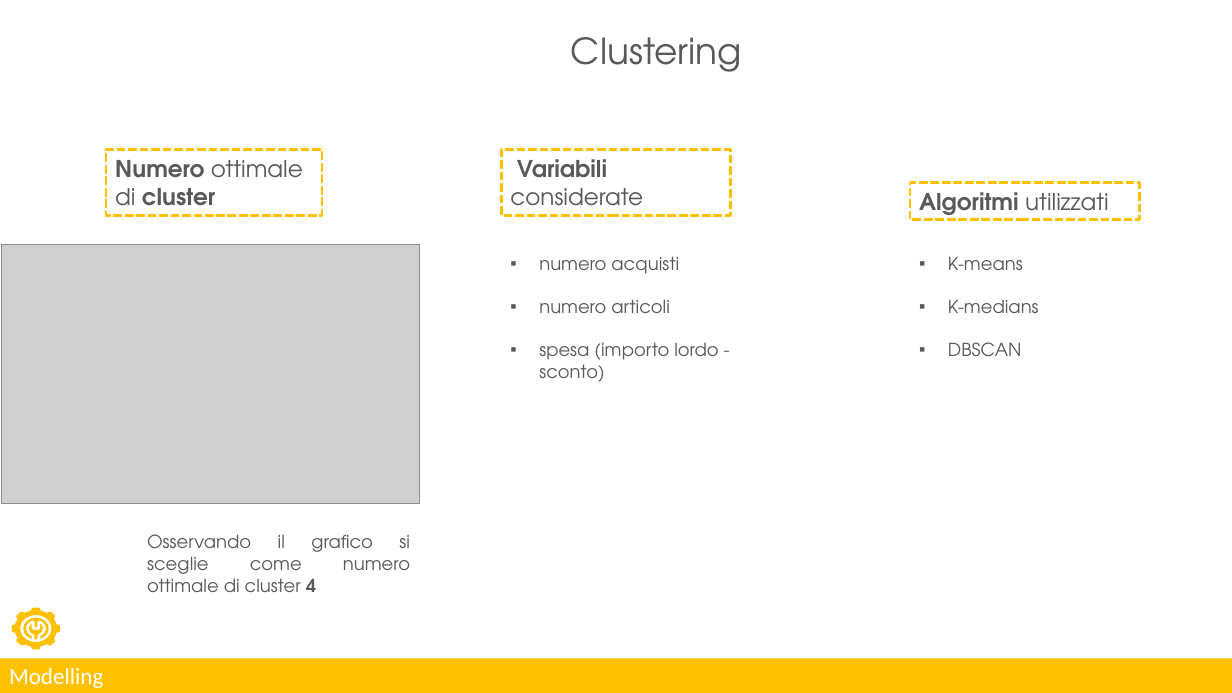
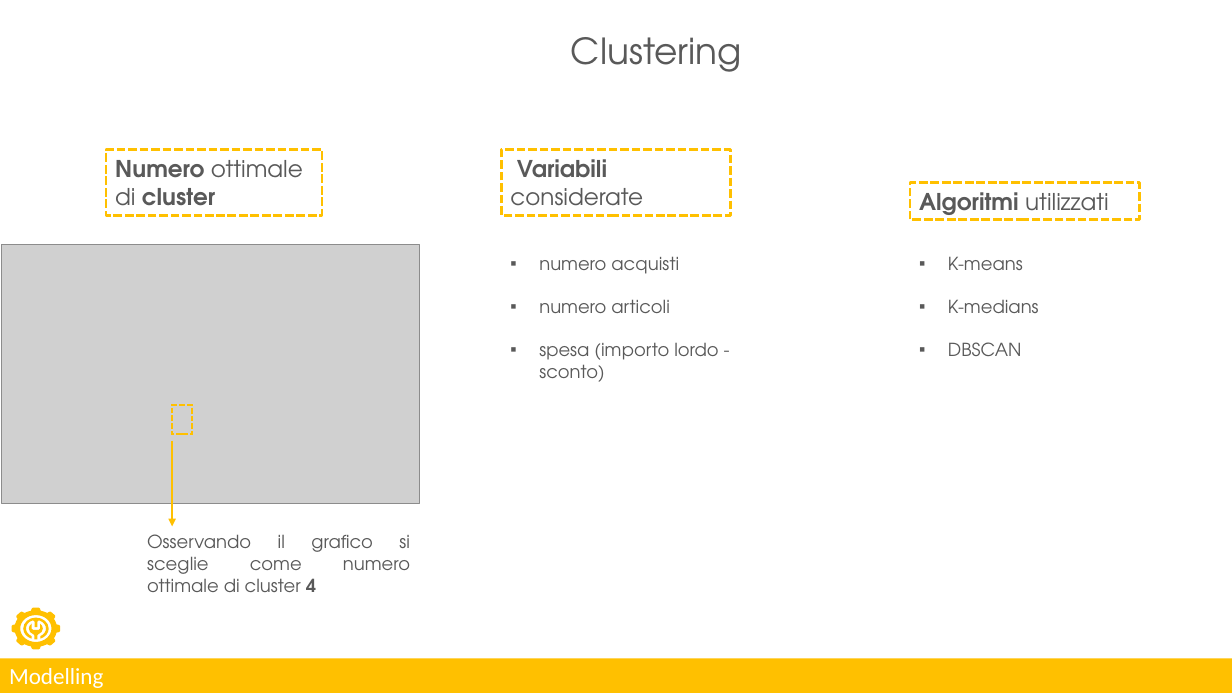
Before and after one commit to lorenzlorg/Digital-Marketing-Data-Science-Lab-Project, a slide deck: slide 10 of Presentazione_digital_marketing.pptx. Drawn at 1232x693 pixels with LibreOffice and Linux fonts; fonts in the diff are those of the drawing; grey boxes stand for pictures. Boxes give left, top, right and bottom in pixels: in the first picture for what was removed or moved away, otherwise in the second. Text is boxed around its words. In the diff, an @@ line names an element or a change of style, - is before the commit and + after.

```diff
--- a/Presentazione_digital_marketing.pptx
+++ b/Presentazione_digital_marketing.pptx
@@ rectangle added at <box>172,406,192,435</box>, outline #FFC000 1.5 pt dashed @@
@@ arrow added from (172, 441) to (172, 527), #FFC000 1 pt @@
```
Also in this commit, not shown: 9 other slides changed.
